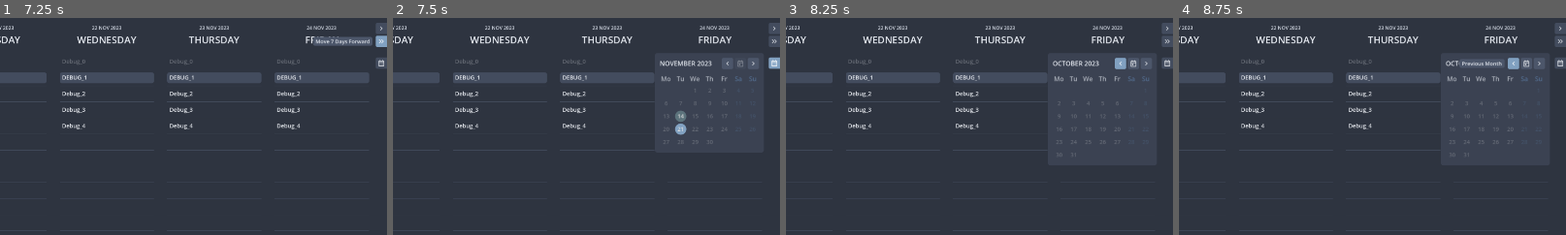
Above: before the commit, frames 1-4 (left to right).
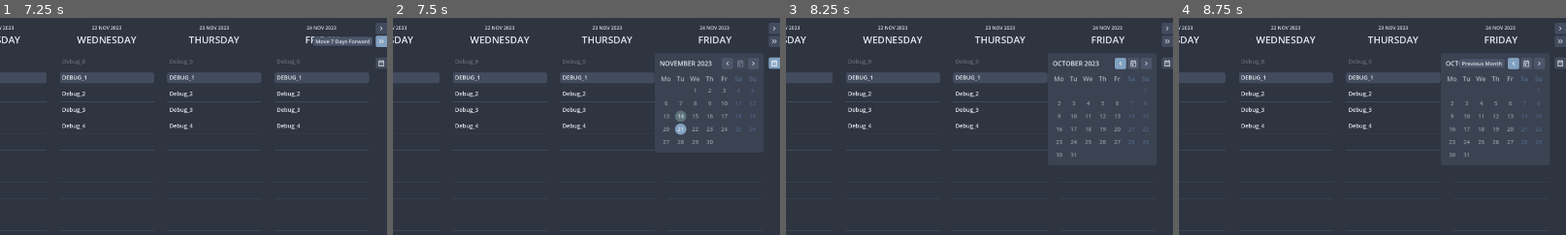
Above: after the commit, the same moments.

Repository: njamster/habituary
Game: Godot game, scene res://entry_point/entry_point.tscn
Two runs of this game, one before a commit and one after it. Both use one fixed random seed, a clock stepped at 60 frames per second and the inputs below.
Inputs (mouse positions are % of the whole screen's width and height, from its top left):
- Up to frame 1 (7.25 s): click (99, 2) at 0.5 s; click (1, 10) at 1.25 s; click (99, 2) at 2 s; click (1, 2) at 2.75 s; click "1" at 3.5 s; click "3" at 4.25 s; click "5" at 5 s; click "7" at 5.75 s; click (99, 5) at 6.5 s
- Up to frame 2 (7.5 s): click (99, 10) at 7.25 s
- Up to frame 3 (8.25 s): click (93, 10) at 8 s
- Up to frame 4 (8.75 s): no input
The pictures show only the part of the screen within x 50-100%, y 0-50%; the shares and areas given below are measured in that part.

Frame 1 is identical in both runs. In frame 2, 0.2% of the frame differs, in the area x 69-93%, y 32-59%; in frame 3, 0.2%, in the area x 69-94%, y 38-64%; in frame 4, 0.2%.

Commit message:
Add configurable week start to the calendar widget
Introduces a new setting `start_week_on_monday`, which if `false` will
start new weeks on Saturday, else (as before) on Monday. The setting can
be toggled on and off in the settings panel and persists on restart.

Also increases the alpha value for DayButton's without any to-dos to
make them more readable, especially in the dark theme.

Diff:
--- a/autoloads/settings.gd
+++ b/autoloads/settings.gd
@@ -46,6 +46,8 @@
 		if current_day.day_difference_to(value) != 0:
 			current_day = value
 			EventBus.current_day_changed.emit(current_day)
+
+var start_week_on_monday := true
 
 var dark_mode := true:
 	set(value):
@@ -188,6 +190,8 @@
 		dark_mode = config.get_value("AppState", "dark_mode", dark_mode)
 		today_position = config.get_value("AppState", "today_position", today_position)
 		view_mode = config.get_value("AppState", "view_mode", view_mode)
+		start_week_on_monday = config.get_value("AppState", "start_week_on_monday", start_week_on_monday)
+
 
 
 func _notification(what: int) -> void:
@@ -200,4 +204,5 @@
 		config.set_value("AppState", "dark_mode", dark_mode)
 		config.set_value("AppState", "today_position", today_position)
 		config.set_value("AppState", "view_mode", view_mode)
+		config.set_value("AppState", "start_week_on_monday", start_week_on_monday)
 		config.save(SETTINGS_PATH)
--- a/main_window/overlay/calendar_widget/calendar_widget.gd
+++ b/main_window/overlay/calendar_widget/calendar_widget.gd
@@ -22,7 +22,12 @@
 		child.queue_free()
 
 	# add new children
-	for day_name in Date._DAY_NAMES:
+	var day_names = Array()
+	day_names.assign(Date._DAY_NAMES)
+	if not Settings.start_week_on_monday:
+		day_names.push_front(day_names.pop_back())
+
+	for day_name in day_names:
 		var label = Label.new()
 		label.modulate.a = 0.65
 		label.text = day_name.left(2)
@@ -35,11 +40,15 @@
 	var date = Date.new(anchor_date.as_dict())
 	date.day = 1
 
-	if date.weekday == 0:
-		for i in range(6):
-			$VBox/GridContainer.add_child(Control.new())
-	elif date.weekday != 1:
-		for i in range(date.weekday - 1):
+	if Settings.start_week_on_monday:
+		if date.weekday == 0:
+			for i in range(6):
+				$VBox/GridContainer.add_child(Control.new())
+		elif date.weekday != 1:
+			for i in range(date.weekday - 1):
+				$VBox/GridContainer.add_child(Control.new())
+	else:
+		for i in range(date.weekday):
 			$VBox/GridContainer.add_child(Control.new())
 
 	for i in range(Date._days_in_month(anchor_date.month, anchor_date.year)):
@@ -55,7 +64,7 @@
 			if not FileAccess.file_exists(Settings.store_path.path_join(
 				date.format(Settings.date_format_save)
 			) + ".txt"):
-				button.modulate.a = 0.25
+				button.modulate.a = 0.55
 		button.pressed.connect(get_parent().close_overlay)
 		$VBox/GridContainer.add_child(button)
 		date = date.add_days(1)
--- a/main_window/overlay/settings_panel/settings_panel.gd
+++ b/main_window/overlay/settings_panel/settings_panel.gd
@@ -20,6 +20,9 @@
 				%TodayPosition/Options.select(option_id)
 				_on_options_item_selected(option_id)
 
+		%FirstWeekday/Options.button_pressed = Settings.start_week_on_monday
+		_on_options_toggled(Settings.start_week_on_monday)
+
 		%Close.grab_focus()
 
 
@@ -39,5 +42,13 @@
 			%TodayPosition.get_node("../Explanation").text = ""
 
 
+func _on_options_toggled(toggled_on: bool) -> void:
+	Settings.start_week_on_monday = toggled_on
+	if toggled_on:
+		%FirstWeekday.get_node("../Explanation").text = "New weeks in the calendar widget will start on Mondays."
+	else:
+		%FirstWeekday.get_node("../Explanation").text = "New weeks in the calendar widget will start on Sundays."
+
+
 func _on_close_pressed() -> void:
 	get_parent().close_overlay()
--- a/main_window/overlay/settings_panel/settings_panel.tscn
+++ b/main_window/overlay/settings_panel/settings_panel.tscn
@@ -74,6 +74,26 @@
 layout_mode = 2
 theme_override_font_sizes/font_size = 12
 
+[node name="VBox3" type="VBoxContainer" parent="VBox"]
+layout_mode = 2
+
+[node name="FirstWeekday" type="HBoxContainer" parent="VBox/VBox3"]
+unique_name_in_owner = true
+layout_mode = 2
+
+[node name="Label" type="Label" parent="VBox/VBox3/FirstWeekday"]
+layout_mode = 2
+size_flags_horizontal = 3
+text = "Start Week on Monday"
+vertical_alignment = 1
+
+[node name="Options" type="CheckButton" parent="VBox/VBox3/FirstWeekday"]
+layout_mode = 2
+
+[node name="Explanation" type="Label" parent="VBox/VBox3"]
+layout_mode = 2
+theme_override_font_sizes/font_size = 12
+
 [node name="Close" type="Button" parent="VBox"]
 unique_name_in_owner = true
 layout_mode = 2
@@ -82,4 +102,5 @@
 
 [connection signal="visibility_changed" from="." to="." method="_on_visibility_changed"]
 [connection signal="item_selected" from="VBox/VBox2/TodayPosition/Options" to="." method="_on_options_item_selected"]
+[connection signal="toggled" from="VBox/VBox3/FirstWeekday/Options" to="." method="_on_options_toggled"]
 [connection signal="pressed" from="VBox/Close" to="." method="_on_close_pressed"]
